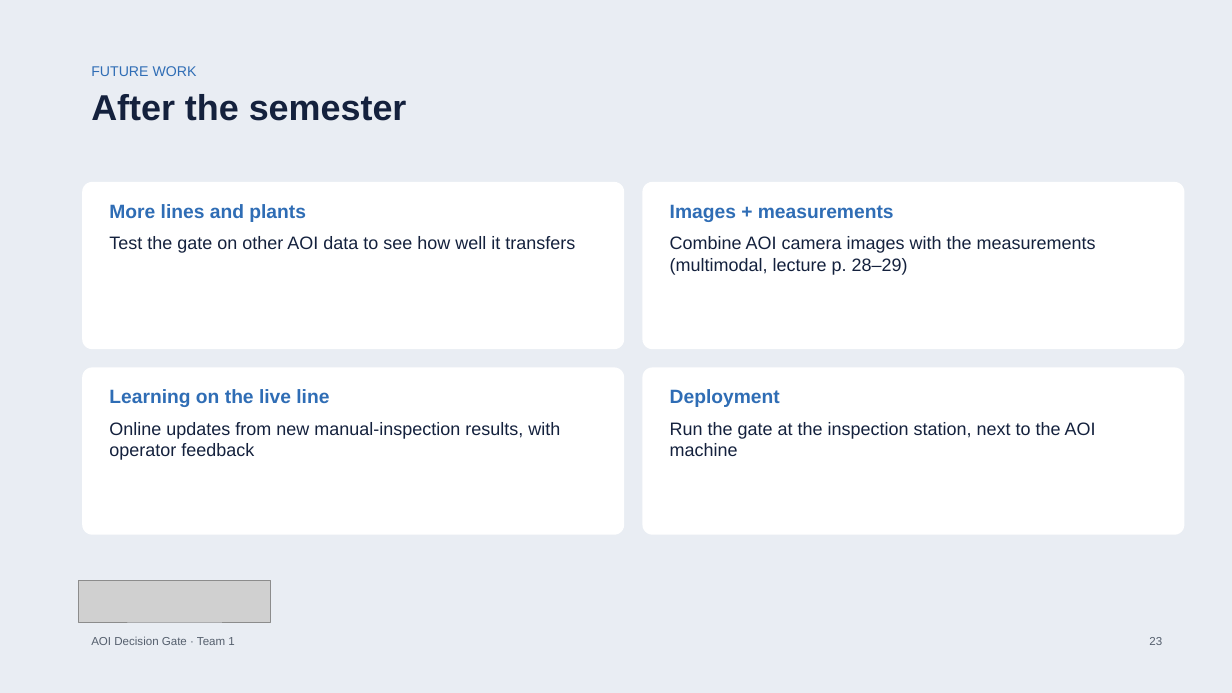
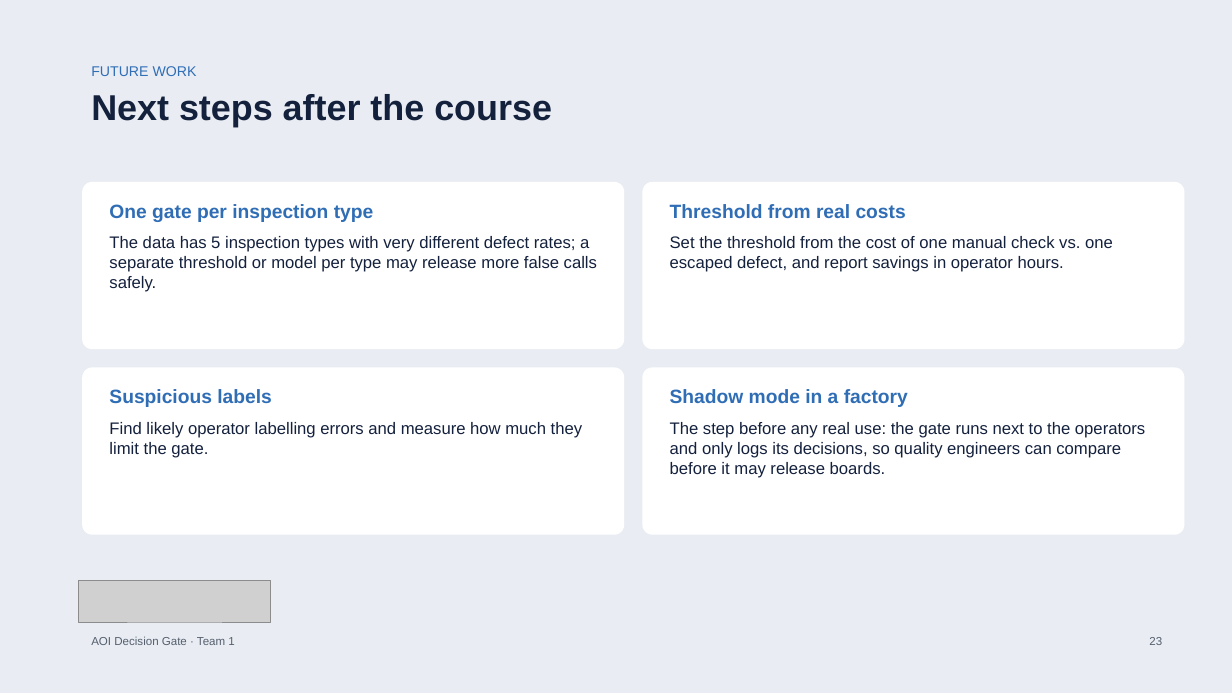
Before and after one commit to bodhi584/aoi-decision-gate, a slide deck: slide 23 of docs/slides_revised_topic.pptx. Drawn at 1232x693 pixels with LibreOffice and Linux fonts; fonts in the diff are those of the drawing; grey boxes stand for pictures. Boxes give left, top, right and bottom in pixels: in the first picture for what was removed or moved away, otherwise in the second. Text is boxed around its words. In the diff, an @@ line names an element or a change of style, - is before the commit and + after.

```diff
--- a/docs/slides_revised_topic.pptx
+++ b/docs/slides_revised_topic.pptx
@@ text at [91, 94, 552, 127]: text changed @@
-After the semester
+Next steps after the course
@@ text at [109, 204, 374, 222]: text changed @@
-More lines and plants
+One gate per inspection type
@@ text at [670, 204, 906, 218]: text changed @@
-Images + measurements
+Threshold from real costs
@@ text at [109, 236, 597, 292]: text changed; size 14 to 13 pt @@
-Test the gate on other AOI data to see how well it transfers
+The data has 5 inspection types with very different defect rates; a separate threshold or model per type may release more false calls safely.
@@ text at [670, 236, 1113, 272]: text changed; size 14 to 13 pt @@
-Combine AOI camera images with the measurements (multimodal, lecture p. 28–29)
+Set the threshold from the cost of one manual check vs. one escaped defect, and report savings in operator hours.
@@ text at [109, 389, 271, 407]: text changed @@
-Learning on the live line
+Suspicious labels
@@ text at [670, 389, 908, 407]: text changed @@
-Deployment
+Shadow mode in a factory
@@ text at [109, 422, 583, 458]: text changed; size 14 to 13 pt @@
-Online updates from new manual-inspection results, with operator feedback
+Find likely operator labelling errors and measure how much they limit the gate.
@@ text at [670, 422, 1145, 478]: text changed; size 14 to 13 pt @@
-Run the gate at the inspection station, next to the AOI machine
+The step before any real use: the gate runs next to the operators and only logs its decisions, so quality engineers can compare before it may release boards.
```
Also in this commit, not shown: 1 slide added, 1 slide removed, 4 other files.
